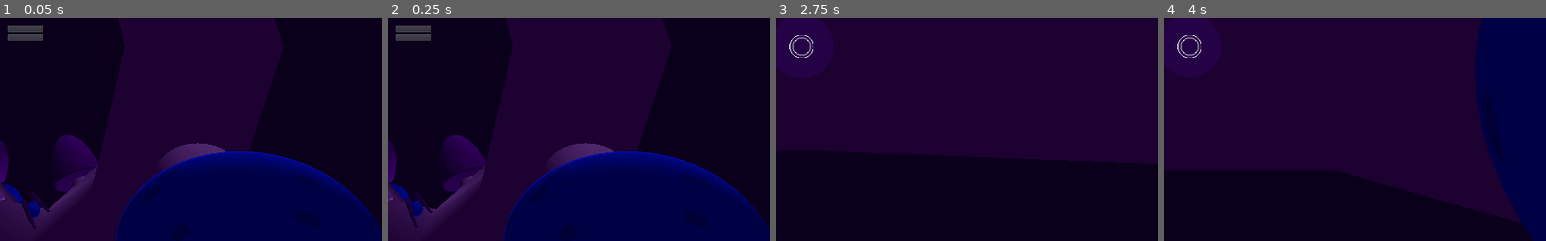
Above: before the commit, frames 1-4 (left to right).
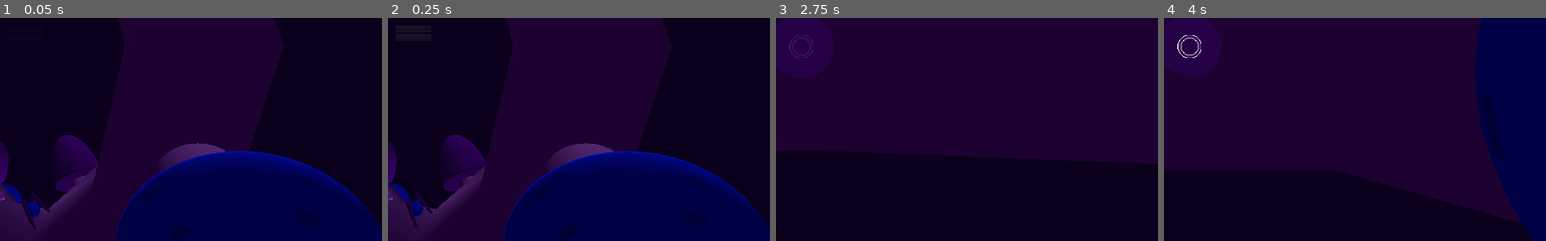
Above: after the commit, the same moments.

Repository: the-alex-g/LD47
Game: Godot game, scene res://Main/Main.tscn
The game is run twice, just before and just after one commit, with the same random seed, the same clock (stepped at 60 frames per second) and the same inputs.
Inputs:
- Up to frame 1 (0.05 s): no input
- Up to frame 2 (0.25 s): no input
- Up to frame 3 (2.75 s): click "Play" at 0.5 s; hold Right (Right) 1.28-2.03 s; hold Down (Backward) from 2.03 s (still down)
- Up to frame 4 (4 s): release Down (Backward) at 2.78 s; hold Right (Right) 2.78-3.53 s; hold Up (Forward) from 3.53 s (still down)
The pictures show only the part of the screen within x 47-97%, y 44-94%; the shares and areas given below are measured in that part.

The runs differ from the first frame. In frame 1, 0.6% of the frame differs, in the area x 2-12%, y 3-11%; in frame 2, 0.6%; in frame 3, 0.2%; in frame 4, nothing differs.

Commit message:
Add smoother transitions and bug fix

Diff:
--- a/Main/HUD.gd
+++ b/Main/HUD.gd
@@ -10,6 +10,7 @@
 onready var pressed:AudioStreamPlayer = $AudioStreamPlayer
 onready var message:Label = $GamePlay/Label
 onready var _icon:AnimatedSprite = $GamePlay/AnimatedSprite
+onready var tween:Tween = $Tween
 var lit_rods := 0
 signal play
 signal return_to_main
@@ -22,6 +23,8 @@
 
 func load_main():
 	gameplay.hide()
+	var _error = tween.interpolate_property(main_menu, "modulate", Color(1,1,1,0), Color(1,1,1,1), 1)
+	var _error2 = tween.start()
 	main_menu.show()
 	toggle_story(false)
 	message.hide()
@@ -47,13 +50,18 @@
 
 func _on_Play_pressed():
 	pressed.play()
-	main_menu.hide()
+	var _error = tween.interpolate_property(main_menu, "modulate", Color(1,1,1,1), Color(1,1,1,0), 1)
+	var _error2 = tween.start()
 	enable_story(true)
 	back.disabled = true
 	emit_signal("play")
 	Input.set_mouse_mode(Input.MOUSE_MODE_HIDDEN)
+	yield(get_tree().create_timer(1), "timeout")
+	main_menu.hide()
 
 func _on_MainMenu_start():
+	var _error = tween.interpolate_property(gameplay, "modulate", Color(1,1,1,0), Color(1,1,1,1), 1)
+	var _error2 = tween.start()
 	gameplay.show()
 
 func _on_MainMenu_won():
@@ -62,7 +70,8 @@
 	message.show()
 	yield(get_tree().create_timer(2), "timeout")
 	emit_signal("return_to_main")
-	gameplay.hide()
+	var _error = tween.interpolate_property(gameplay, "modulate", Color(1,1,1,1), Color(1,1,1,0), 1)
+	var _error2 = tween.start()
 	yield(get_tree().create_timer(2), "timeout")
 	load_main()
 
@@ -71,7 +80,8 @@
 	message.show()
 	yield(get_tree().create_timer(2), "timeout")
 	emit_signal("return_to_main")
-	gameplay.hide()
+	var _error = tween.interpolate_property(gameplay, "modulate", Color(1,1,1,1), Color(1,1,1,0), 1)
+	var _error2 = tween.start()
 	yield(get_tree().create_timer(2), "timeout")
 	load_main()
 
--- a/Main/HUD.tscn
+++ b/Main/HUD.tscn
@@ -246,6 +246,8 @@
 position = Vector2( 512, 300 )
 frames = SubResource( 10 )
 animation = "3"
+
+[node name="Tween" type="Tween" parent="."]
 [connection signal="pressed" from="MainMenu/VBoxContainer/Play" to="." method="_on_Play_pressed"]
 [connection signal="pressed" from="MainMenu/VBoxContainer/Story" to="." method="_on_Story_pressed"]
 [connection signal="pressed" from="MainMenu/Node2D/Back" to="." method="_on_Back_pressed"]
--- a/Main/Main.gd
+++ b/Main/Main.gd
@@ -27,6 +27,7 @@
 	for rod in mainmenurods.get_children():
 		rod.show()
 		rod.set_new_location()
+	lit_rods = 0
 
 func _on_HUD_play():
 	var _error = tween.interpolate_property(camera, "translation", Vector3(3.53, 2.272, 0), Vector3(0,0,1), 2)
Not shown: 1 places in Main/Main.tscn that only renumber resources
